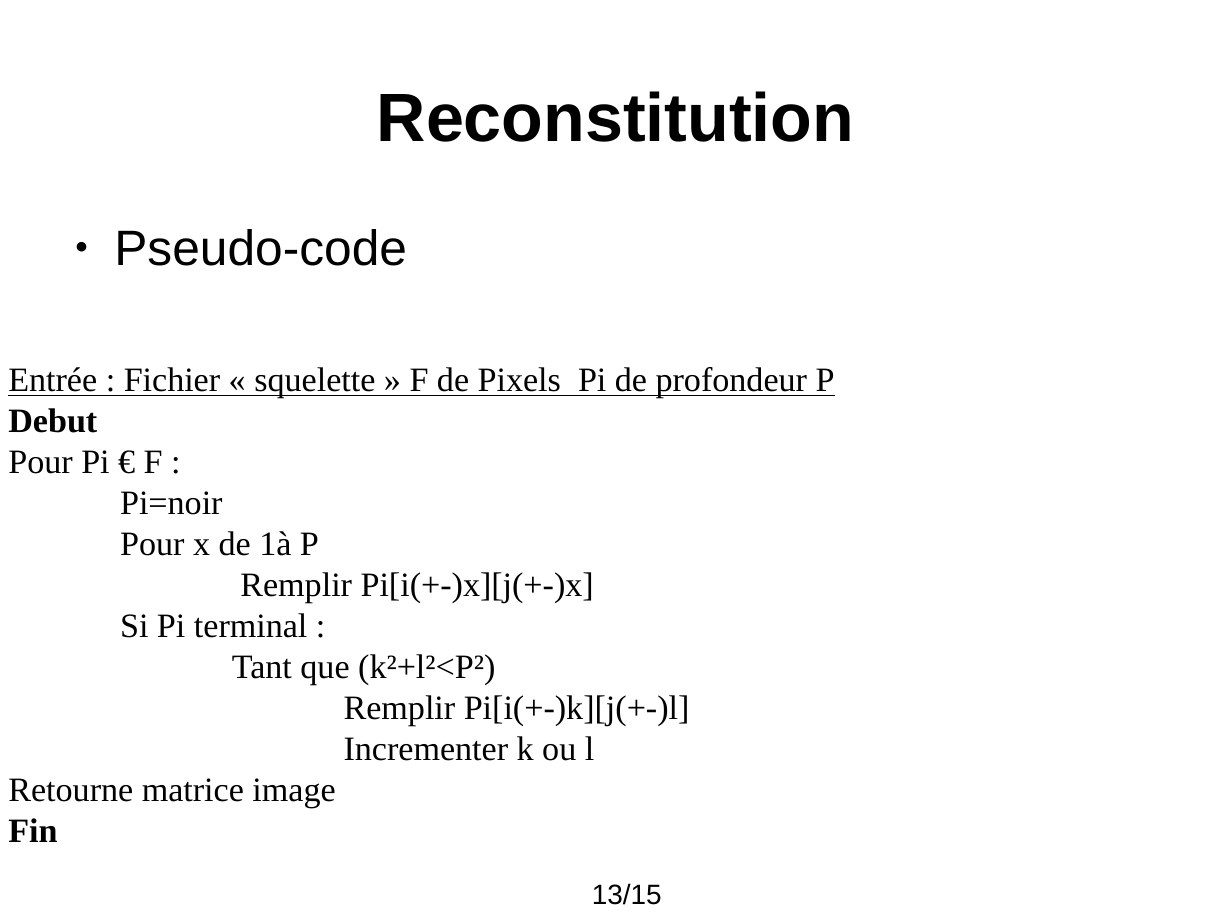
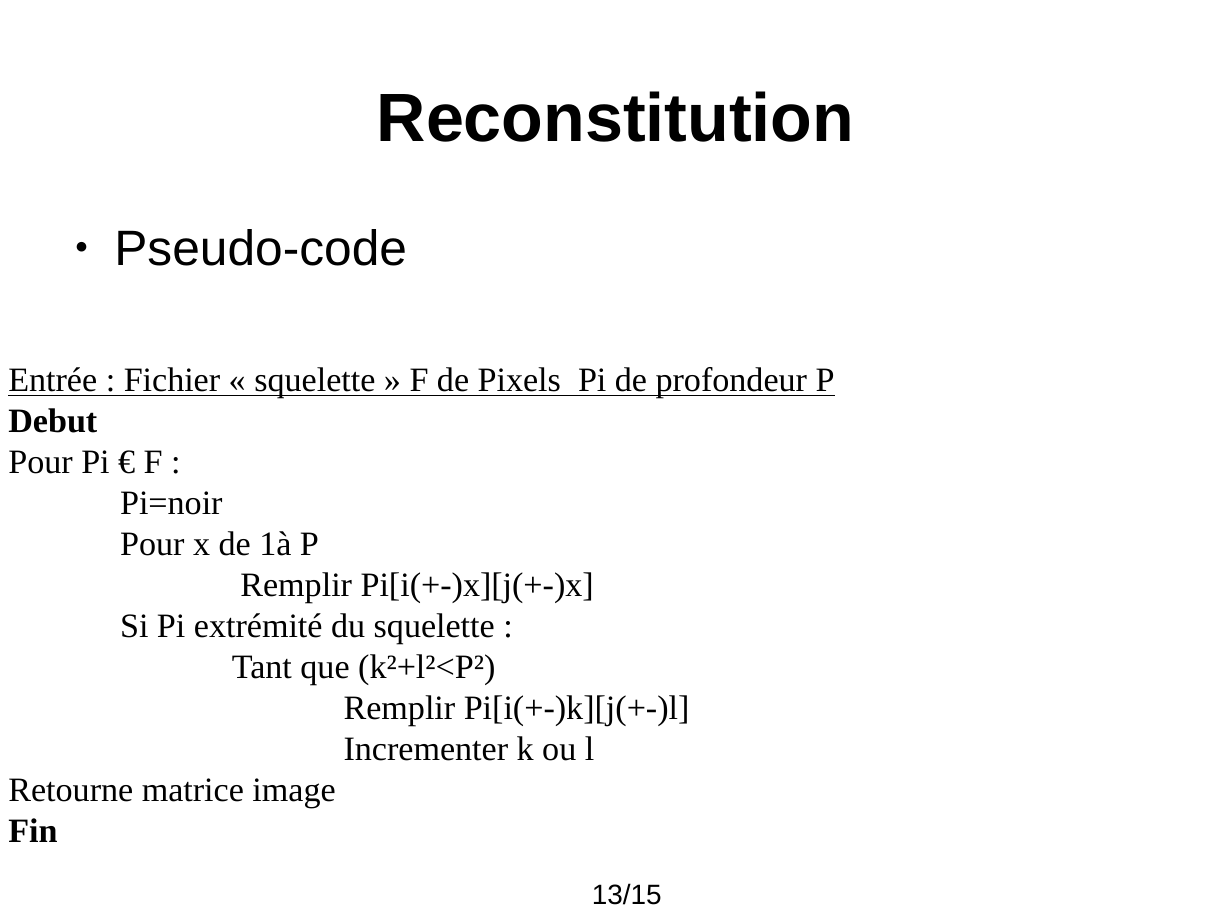
Before and after one commit to xerip/TER_squelettisation, a slide deck: slide 13 of Diaporama/2.0/Diapo_TER_MATTIOLI-DUFOIN.odp. Drawn at 1232x924 pixels with LibreOffice and Linux fonts; fonts in the diff are those of the drawing. Boxes give left, top, right and bottom in pixels: in the first picture for what was removed or moved away, otherwise in the second. Text is boxed around its words. In the diff, an @@ line names an element or a change of style, - is before the commit and + after.

```diff
--- a/Diaporama/2.0/Diapo_TER_MATTIOLI-DUFOIN.odp
+++ b/Diaporama/2.0/Diapo_TER_MATTIOLI-DUFOIN.odp
@@ text at <box>120,613,495,644</box>: text changed @@
-Si Pi terminal :
+Si Pi extrémité du squelette :
```
Also in this commit, not shown: 3 other files.
